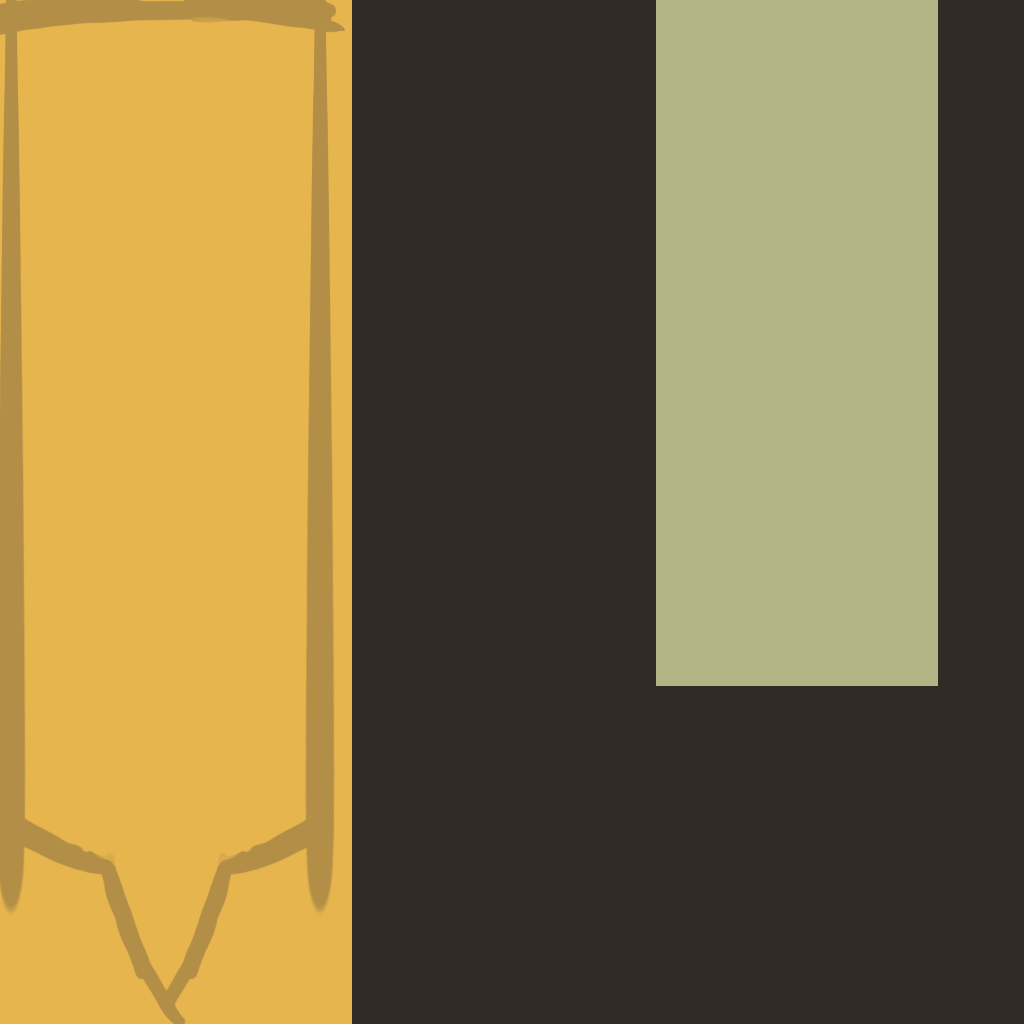
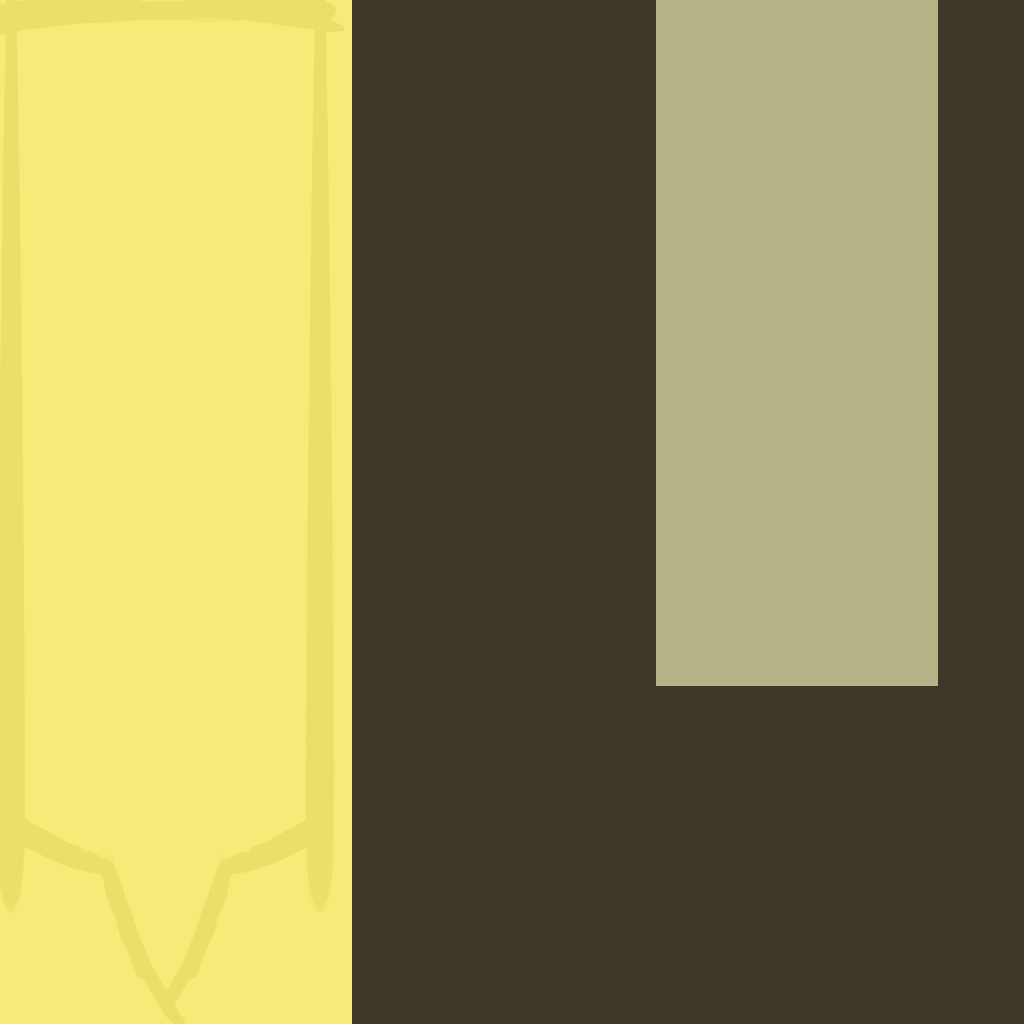
Layers edited between the first and the second 1024×1024 image:
pixels changed over (0, 0, 1024, 1024) (layer not identified)
